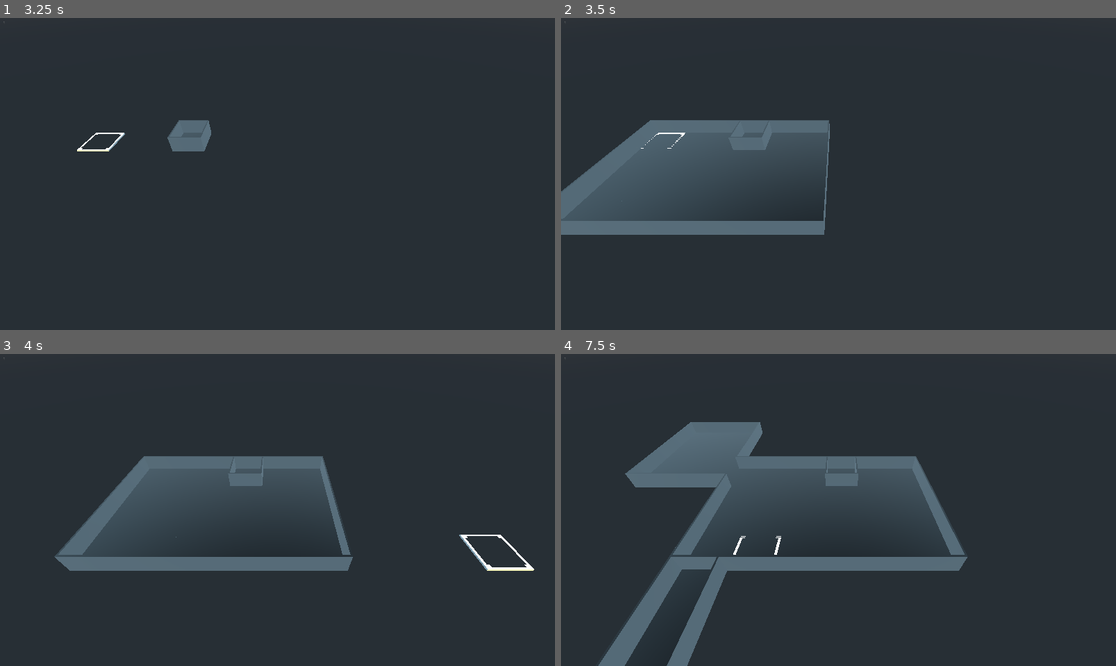
Above: before the commit, frames 1-4 (two rows, left to right).
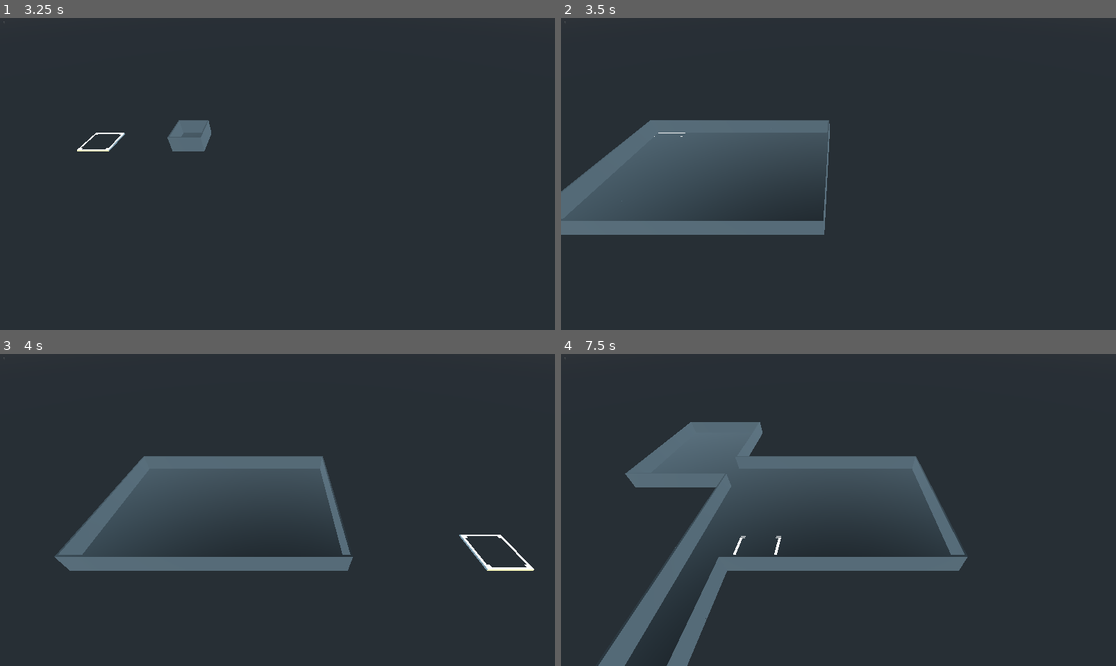
Above: after the commit, the same moments.

Repository: newnoiseworks/TowerStory
Game: Godot game, scene res://Scenes/building/building.tscn
Two runs of this game, one before a commit and one after it. Both use one fixed random seed, a clock stepped at 60 frames per second and the inputs below.
Inputs (mouse positions are in pixels of both pictures, inside the frame that each line leads up to):
- Up to frame 1 (3.25 s): tap Enter at 0.5 s; move the mouse to (399, 158) at 0.52 s; press the mouse at (399, 158) at 0.53 s; hold D (move_right) 0.53-1.25 s; release the mouse at (399, 158) at 1.25 s; drag from (166, 189) to (249, 236) at 1.27 s; tap Space at 2 s; move the mouse to (333, 105) at 2.02 s; press the mouse at (333, 105) at 2.03 s; hold D (move_right) 2.03-2.75 s; right-click (333, 105) at 2.1 s; release the mouse at (333, 105) at 2.75 s; drag from (249, 236) to (111, 127) at 2.77 s
- Up to frame 2 (3.5 s): no input
- Up to frame 3 (4 s): move the mouse to (444, 556) at 3.52 s; press the mouse at (444, 556) at 3.53 s; hold A (move_left) from 3.53 s (still down); tap Ctrl at 3.6 s
- Up to frame 4 (7.5 s): release A (move_left) at 4.25 s; release the mouse at (1005, 556) at 4.25 s; drag from (672, 463) to (755, 432) at 4.27 s; move the mouse to (866, 510) at 5.02 s; press the mouse at (866, 510) at 5.03 s; hold S (move_backward) 5.03-5.75 s; release the mouse at (866, 510) at 5.75 s; drag from (755, 432) to (727, 525) at 5.77 s; move the mouse to (960, 494) at 6.52 s; press the mouse at (960, 494) at 6.53 s; hold W (move_forward) 6.53-7.25 s; right-click (960, 494) at 6.6 s; release the mouse at (960, 494) at 7.25 s; drag from (727, 525) to (810, 572) at 7.27 s

Frame 1 is identical in both runs. In frame 2, 0.2% of the frame differs, in the area x 14-39%, y 36-43%; in frame 3, 0.3%; in frame 4, 0.5%, in the area x 19-54%, y 36-85%.

Commit message:
not duplicating pieces uncesarilly on click and drag

Diff:
--- a/Scenes/building/building.gd
+++ b/Scenes/building/building.gd
@@ -127,7 +127,8 @@
 
 	for x in range(lesserx.x, greaterx.x + TowerGlobals.TILE_MULTIPLE, TowerGlobals.TILE_MULTIPLE):
 		for z in range(lesserz.z, greaterz.z + TowerGlobals.TILE_MULTIPLE, TowerGlobals.TILE_MULTIPLE):
-			current_floor.add_floor_piece_at(Vector3(x, 0, z), true)
+			if !current_floor._has_floor_piece_at(x, z):
+				current_floor.add_floor_piece_at(Vector3(x, 0, z), true)
 
 	for x in range(lesserx.x, greaterx.x + TowerGlobals.TILE_MULTIPLE, TowerGlobals.TILE_MULTIPLE):
 		for z in range(lesserz.z, greaterz.z + TowerGlobals.TILE_MULTIPLE, TowerGlobals.TILE_MULTIPLE):
--- a/Scenes/building/test_building.gd
+++ b/Scenes/building/test_building.gd
@@ -1,6 +1,6 @@
 extends GutTest
 
-# TODO: This file feels split between integration / unit tests (or is just integration) -- need to separate and distinguish in filename
+# TODO: This file feels split between integration / unit tests (or is just integration?) -- need to separate and distinguish in filename
 
 # TODO: Make this globally accessible to the test suite somehow
 class MockInput:
@@ -43,6 +43,35 @@
 			null
 		)
 
+
+	func _click_and_drag(test_building, start, finish):
+		_test_mouse_input_event(
+			test_building,
+			InputEventMouseMotion.new(),
+			start
+		)
+
+		press("main_button")
+
+		_test_mouse_input_event(
+			test_building,
+			InputEventMouseButton.new(),
+			start
+		)
+
+		_test_mouse_input_event(
+			test_building,
+			InputEventMouseMotion.new(),
+			finish
+		)
+
+		release("main_button")
+
+		_test_mouse_input_event(
+			test_building,
+			InputEventMouseButton.new(),
+			finish
+		)
 
 
 class Test__on_floor_input_event:
@@ -130,45 +159,15 @@
 		var current_floor = test_building.get_node("floors/floor1")
 		var orig_children_count = current_floor.get_child_count()
 
-		input._test_mouse_input_event(
-			test_building,
-			InputEventMouseMotion.new(),
-			Vector3(
-				2.076785, 0.100007, 0.179358
-			)
-		)
-
-		input.press("main_button")
-
-		input._test_mouse_input_event(
-			test_building,
-			InputEventMouseButton.new(),
-			Vector3(
-				2.076785, 0.100007, 0.179358
-			)
-		)
-
-		gut.simulate(test_building, 2, 2)
-
-		input._test_mouse_input_event(
-			test_building,
-			InputEventMouseMotion.new(),
+		input._click_and_drag(
+			test_building,
+			Vector3(
+				2.076785, 0.100007, 0.179358
+			),
 			Vector3(
 				4.076785, 0.100007, 4.179358
 			)
 		)
-
-		input.release("main_button")
-
-		input._test_mouse_input_event(
-			test_building,
-			InputEventMouseButton.new(),
-			Vector3(
-				4.076785, 0.100007, 4.179358
-			)
-		)
-
-		gut.simulate(test_building, 2, 2)
 
 		assert_gt(current_floor.get_child_count(), orig_children_count, "More children have been added")
 		assert_eq(current_floor.get_child_count() - orig_children_count, 6, "Correct number of pieces have been assigned")
@@ -364,6 +363,7 @@
 		assert_eq(test_building.current_floor_idx, 0, "Current floor idx does not go down more than one floor below what exists")
 
 
+
 class Test_SecondFloorWorkflow:
 	extends GutTest
 
@@ -889,3 +889,53 @@
 		gut.simulate(test_building, 2, 2)
 
 		assert_eq(current_floor.get_child_count(), orig_children_count, "No extra children have been added when not contiguous")
+
+
+class Test__add_multiple_pieces_if_adjacent:
+	extends GutTest
+
+	var test_building
+	var input
+
+	func before_each():
+		var prototype_script = load("res://scenes/building/building.tscn")
+		test_building = prototype_script.instance()
+		input = MockInput.new()
+		test_building._set_input(input)
+		add_child_autofree(test_building)
+
+
+	func test__can_add_overlapping_pieces():
+		var current_floor = test_building.get_node("floors/floor1/floor")
+
+		input._click_and_drag(
+			test_building,
+			Vector3(
+				0.076785, 0.100007, 0.179358
+			),
+			Vector3(
+				0.076785, 0.100007, 0.179358
+			)
+		)
+
+		gut.simulate(test_building, 5, 15)
+
+		input._click_and_drag(
+			test_building,
+			Vector3(
+				-18.076785, 0.100007, -18.179358
+			),
+			Vector3(
+				18.076785, 0.100007, 18.179358
+			)
+		)
+
+		gut.simulate(test_building, 5, 15)
+
+		var first_piece = current_floor.floor_data[0][0]["object"]
+		var first_node = test_building.get_node("floors/floor1/bottomFloorPiece")
+
+		assert_eq(first_piece, first_node, "First piece is correctly set, no double creation of pieces")
+
+		assert_eq(first_piece.find_node("wall1").is_visible(), false, "Walls turned off in appropriate area of overlapping pieces")
+		assert_eq(first_piece.find_node("wall3").is_visible(), false, "Walls turned off in appropriate area of overlapping pieces")
